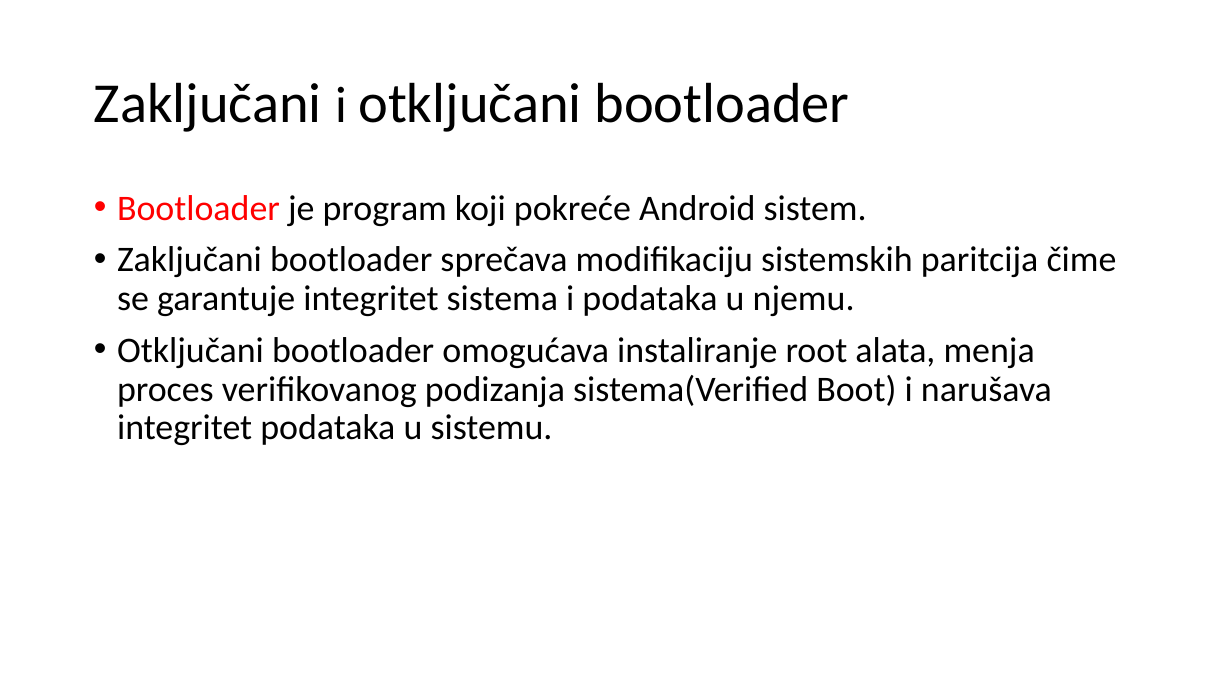
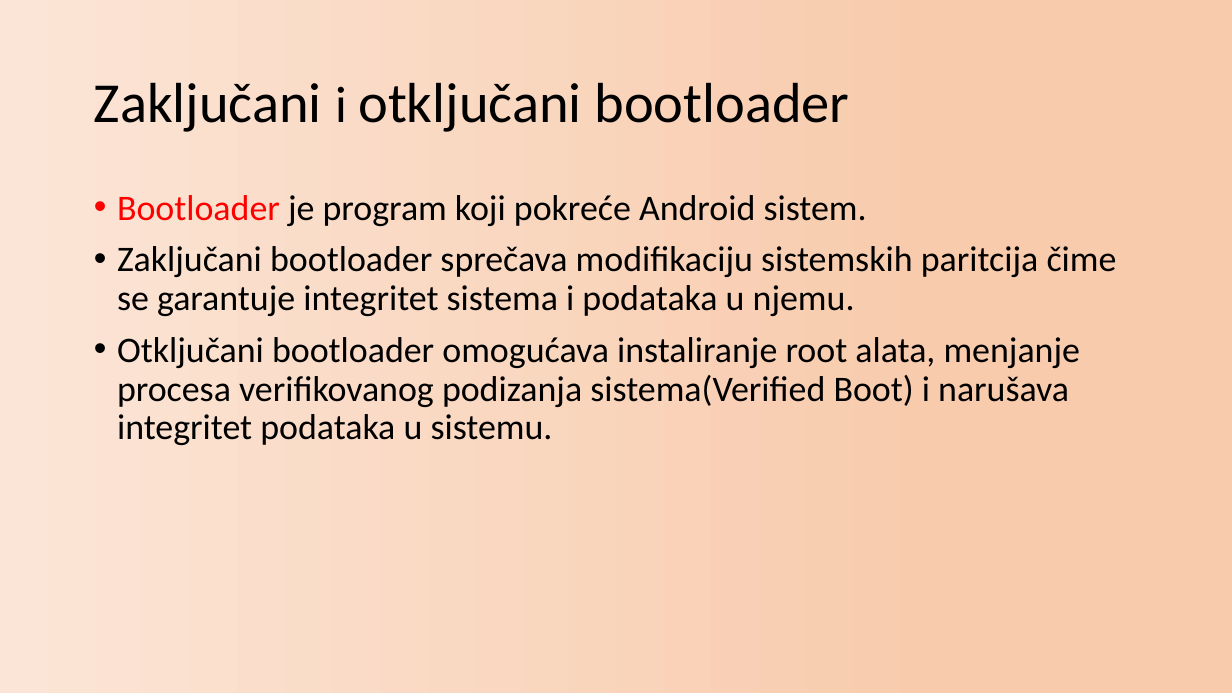
Before and after one commit to zvasiccc/DigitalnaForenzika, a slide deck: slide 7 of Primena ADB alata u analizi Android uređaja.pptx (slide 6 before the commit). Drawn at 1232x693 pixels with LibreOffice and Linux fonts; fonts in the diff are those of the drawing. Boxes give left, top, right and bottom in pixels: in the first picture for what was removed or moved away, otherwise in the second. Text is boxed around its words. In the diff, an @@ line names an element or a change of style, - is before the commit and + after.

```diff
--- a/Primena ADB alata u analizi Android uređaja.pptx
+++ b/Primena ADB alata u analizi Android uređaja.pptx
@@ background #FFFFFF to gradient #FBE5D6 to #F8CBAD @@
@@ text at <box>117,337,1080,445</box>: text changed @@
-• Otključani bootloader omogućava instaliranje root alata, menja proces verifikovanog podizanja sistema(Verified Boot) i narušava integritet podataka u sistemu.
+• Otključani bootloader omogućava instaliranje root alata, menjanje procesa verifikovanog podizanja sistema(Verified Boot) i narušava integritet podataka u sistemu.
```
Also in this commit, not shown: 13 other slides changed, 2 slides added, 2 other files.
